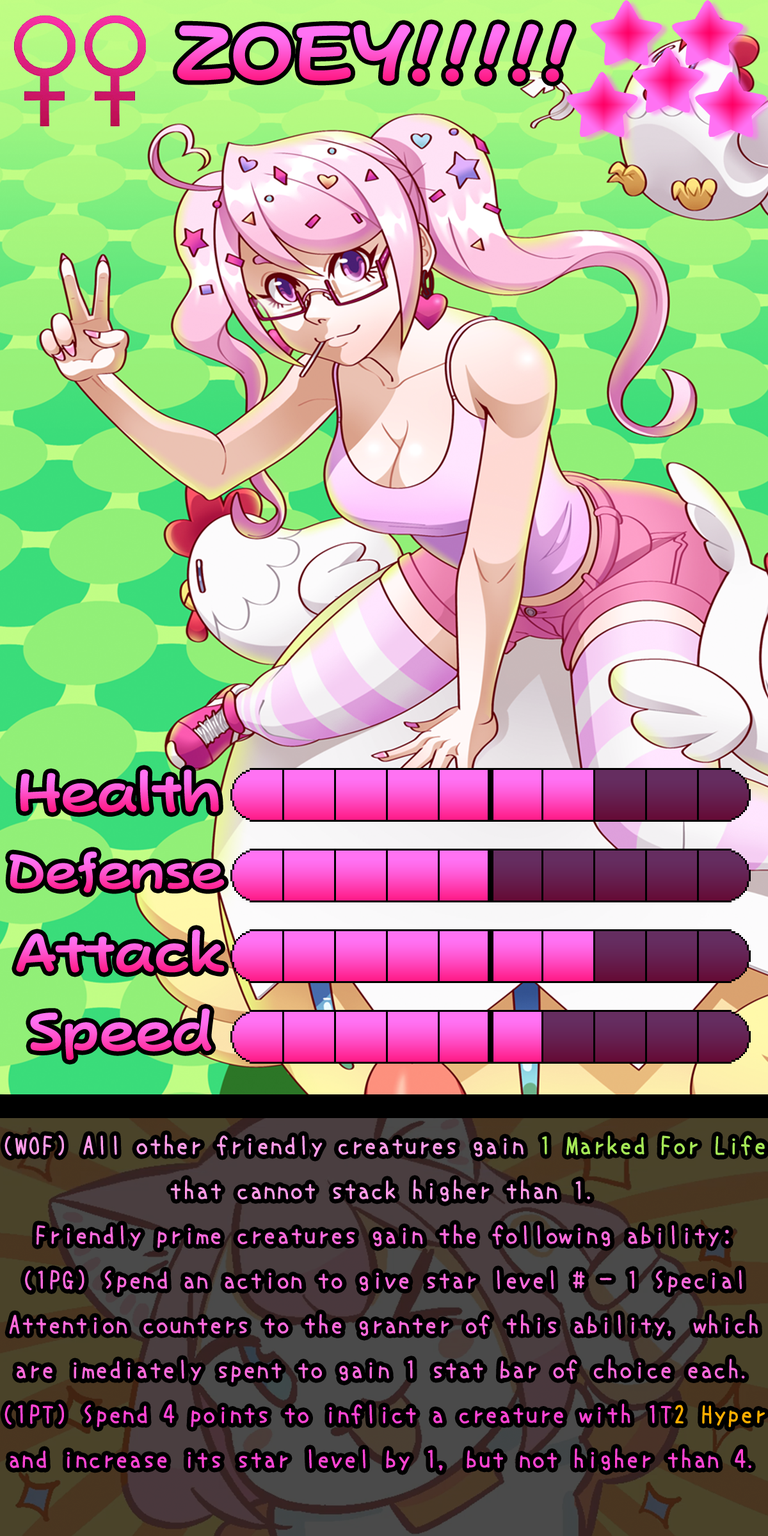
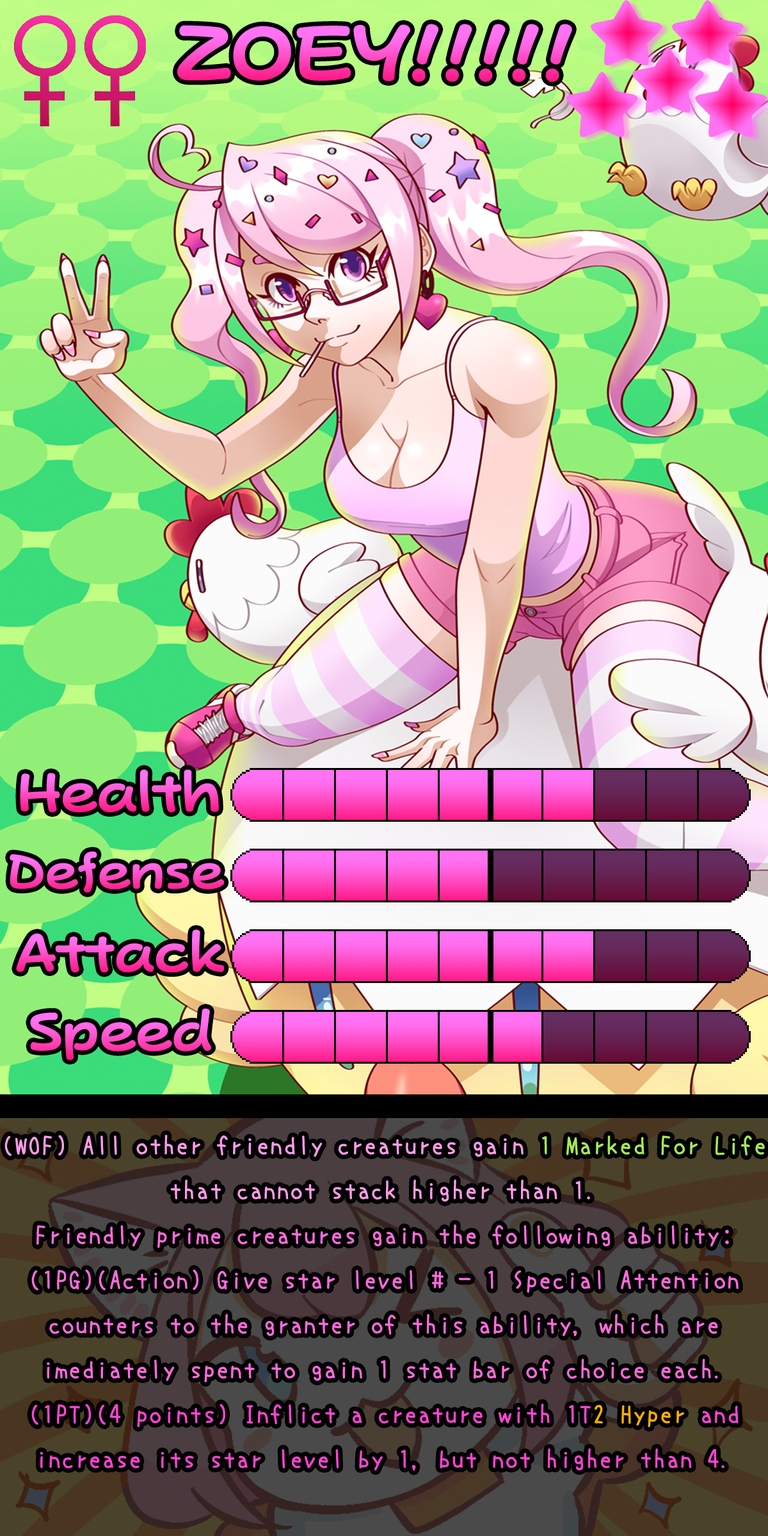
Layered file, before and after one edit (768px x 1536px). Changes by layer:
painted on "Ability" over [4, 1269, 765, 1471]
